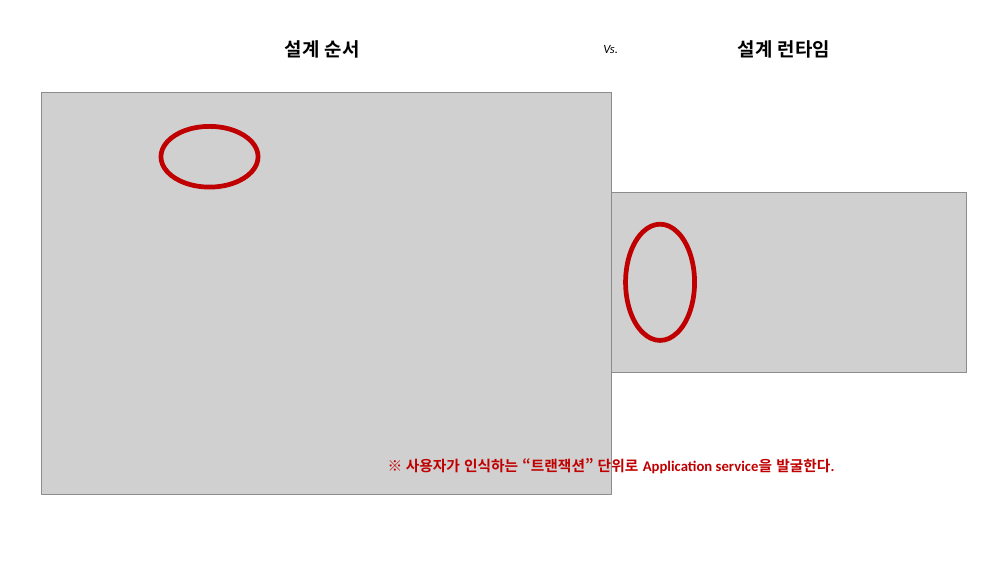
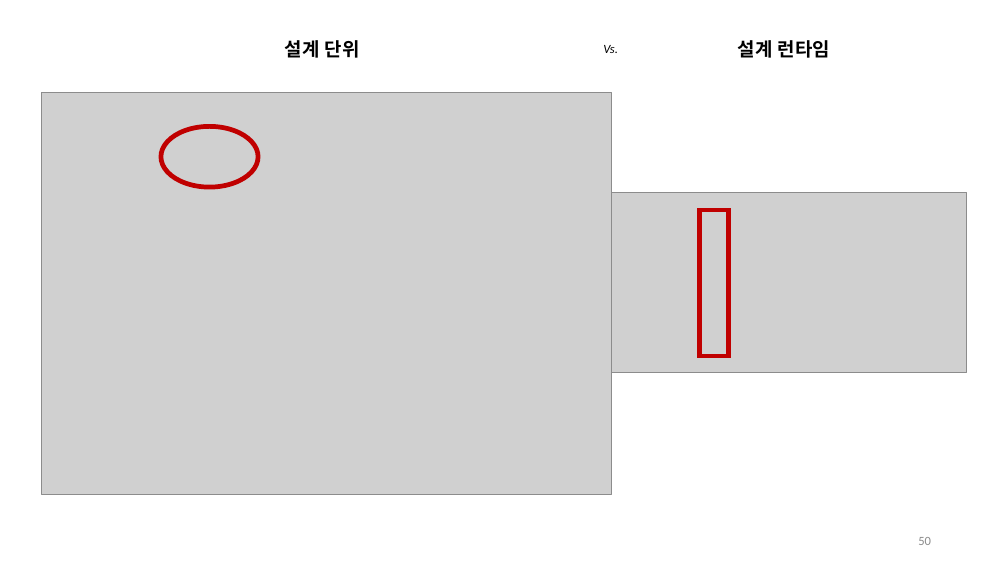
Before and after one commit to hhko/ArchDdd, a slide deck: slide 50 of README.pptx (slide 48 before the commit). Drawn at 1008x567 pixels with LibreOffice and Linux fonts; fonts in the diff are those of the drawing; grey boxes stand for pictures. Boxes give left, top, right and bottom in pixels: in the first picture for what was removed or moved away, otherwise in the second. Text is boxed around its words. In the diff, an @@ line names an element or a change of style, - is before the commit and + after.

```diff
--- a/README.pptx
+++ b/README.pptx
@@ text at [285,40,360,58]: text changed @@
-설계 순서
+설계 단위
@@ ellipse removed at [625,225,694,341] @@
@@ rectangle added at [700,210,729,356], outline #C00000 4.5 pt @@
@@ text removed at [406,456,834,475] @@
-※ 사용자가 인식하는 “트랜잭션” 단위로 Application service을 발굴한다.
@@ page number added at [918,537,931,545], 12 pt, text #8C8C8C @@
+50
```
Also in this commit, not shown: 55 other slides changed, 3 slides added, 1 slide removed, 3 other files.
